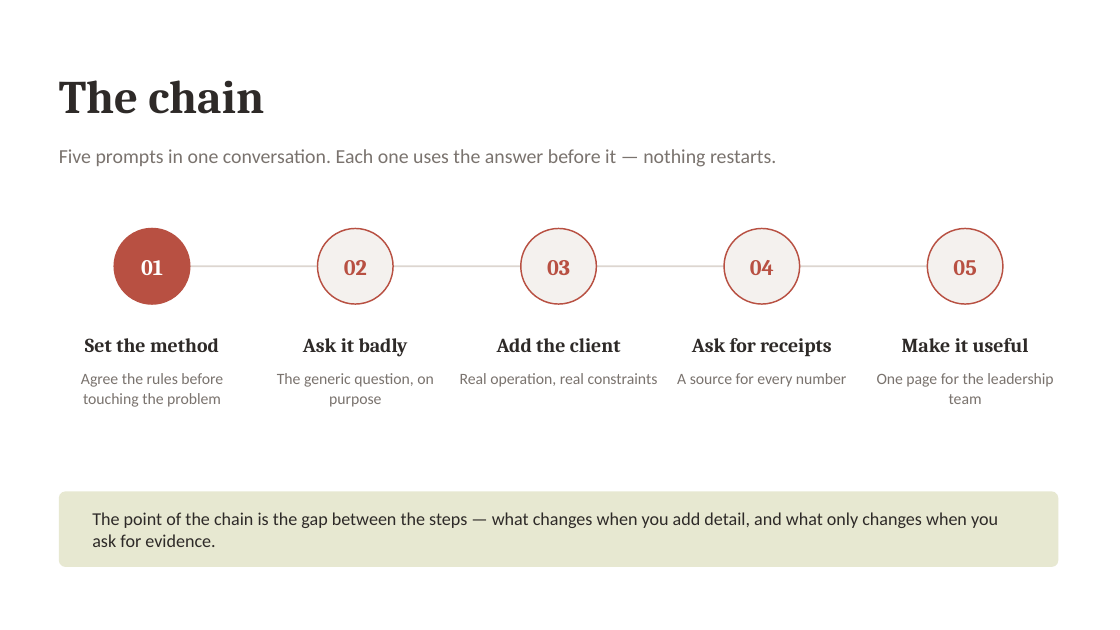
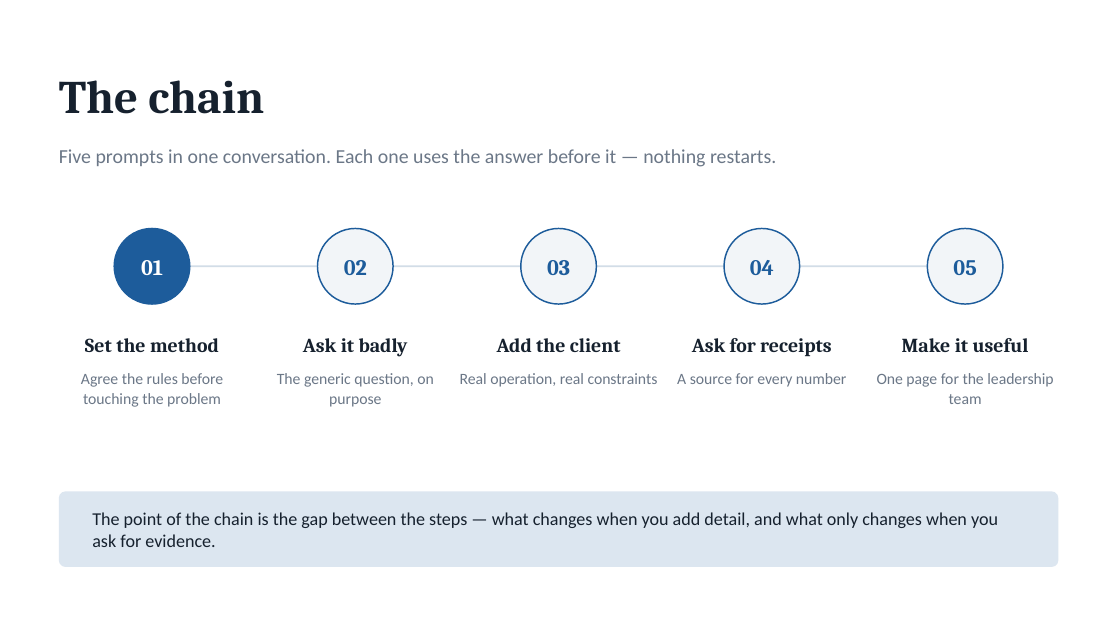
Before and after one commit to danielfrancogomez-wq/My-computer-claude-code, a slide deck: slide 4 of Followmont-Prompt-Chain.pptx. Drawn at 1120x630 pixels with LibreOffice and Linux fonts; fonts in the diff are those of the drawing. Boxes give left, top, right and bottom in pixels: in the first picture for what was removed or moved away, otherwise in the second. Text is boxed around its words. In the diff, an @@ line names an element or a change of style, - is before the commit and + after.

```diff
--- a/Followmont-Prompt-Chain.pptx
+++ b/Followmont-Prompt-Chain.pptx
@@ ellipse at box(114, 229, 190, 304): fill #B85042 to #1D5C9B; outline #B85042 1.25 pt to #1D5C9B 1.25 pt @@
@@ text colour #B85042 to #1D5C9B in 4 elements at box(344, 260, 367, 275), box(547, 260, 570, 275), box(750, 260, 774, 275), box(953, 260, 976, 275) @@
@@ fill #F4F1EE to #F2F5F8; outline #B85042 1.25 pt to #1D5C9B 1.25 pt in 4 elements at box(318, 229, 393, 304), box(521, 229, 597, 304), box(724, 229, 800, 304), box(928, 229, 1003, 304) @@
@@ fill #DDD6D0 to #D2DDE7 in 4 elements at box(187, 266, 320, 267), box(391, 266, 523, 267), box(594, 266, 727, 267), box(797, 266, 930, 267) @@
@@ text colour #7A736E to #6B7787 in 6 elements at box(59, 149, 776, 167), box(81, 373, 223, 407), box(277, 373, 434, 407), box(460, 373, 658, 387), box(677, 373, 847, 387), box(877, 373, 1053, 404) @@
@@ rounded rectangle at box(59, 492, 1059, 567): fill #E7E8D1 to #DCE6F0 @@
@@ text colour #2E2A28 to #16212E in 7 elements at box(59, 80, 264, 114), box(85, 338, 219, 352), box(303, 338, 408, 357), box(497, 338, 621, 352), box(692, 338, 831, 357), box(902, 338, 1029, 352), box(92, 512, 998, 547) @@
```
Also in this commit, not shown: 12 other slides changed, 1 other file.
